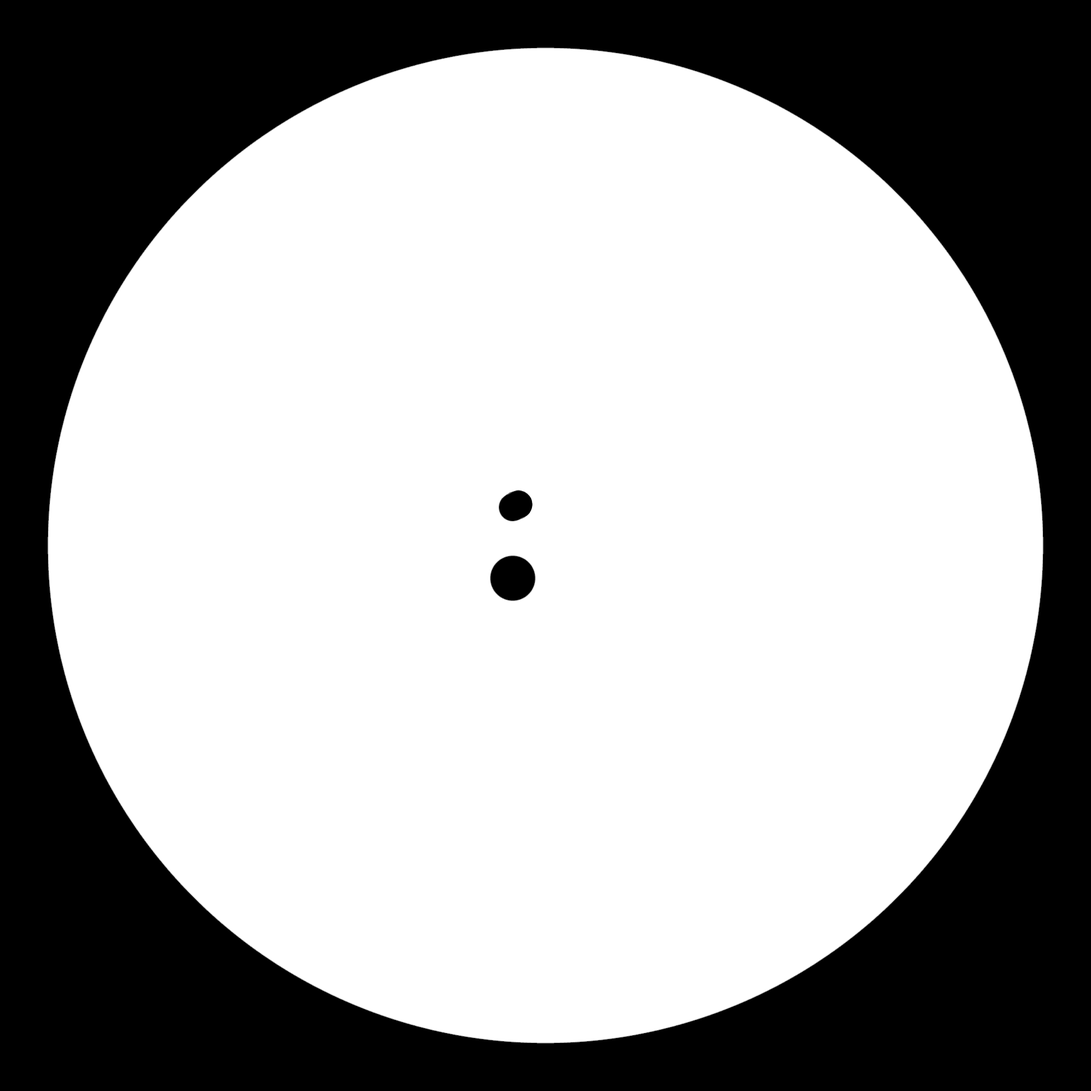
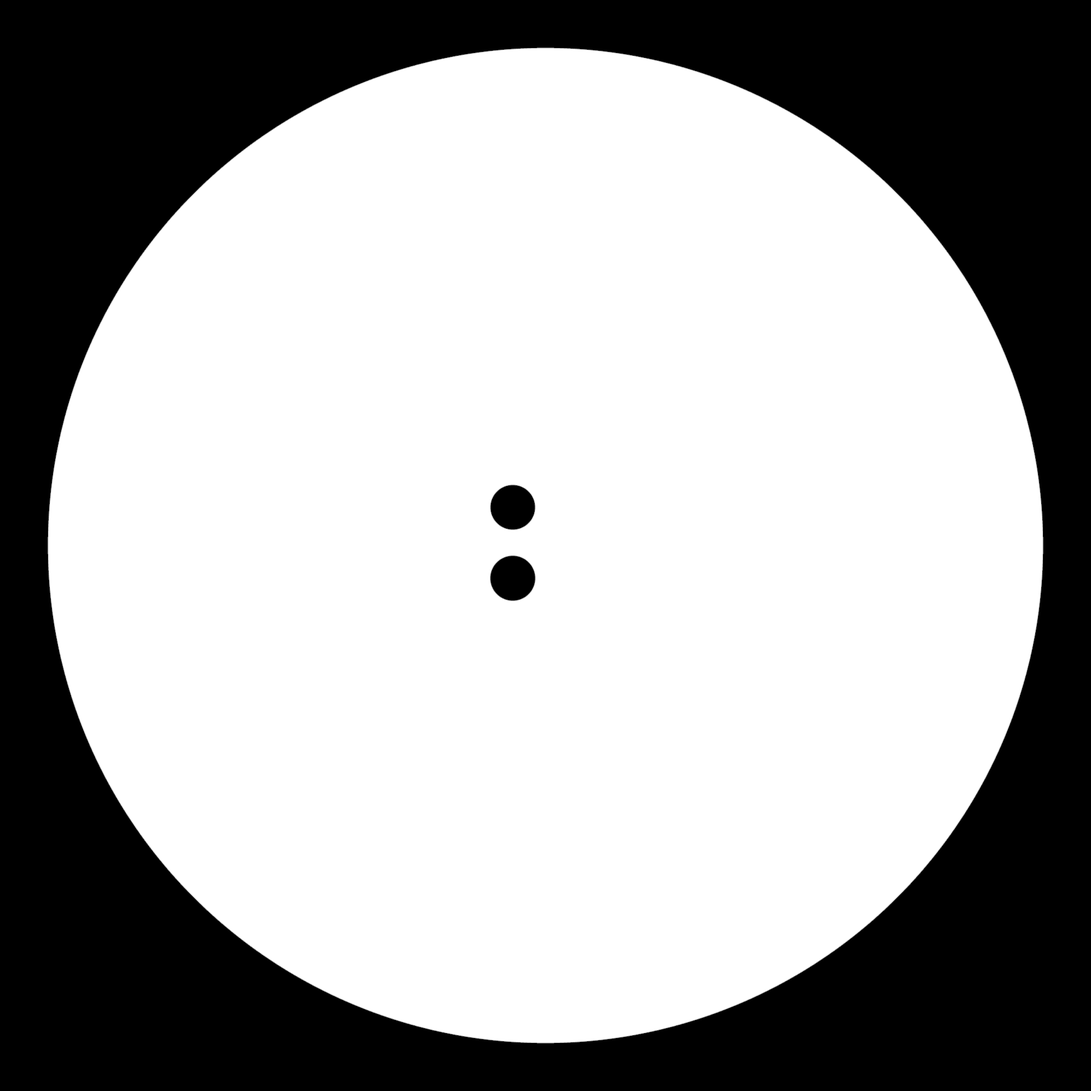
Two versions of the same layered image (1091px x 1091px). Layer-by-layer changes:
painted on "Background" over (490, 484, 536, 531)
